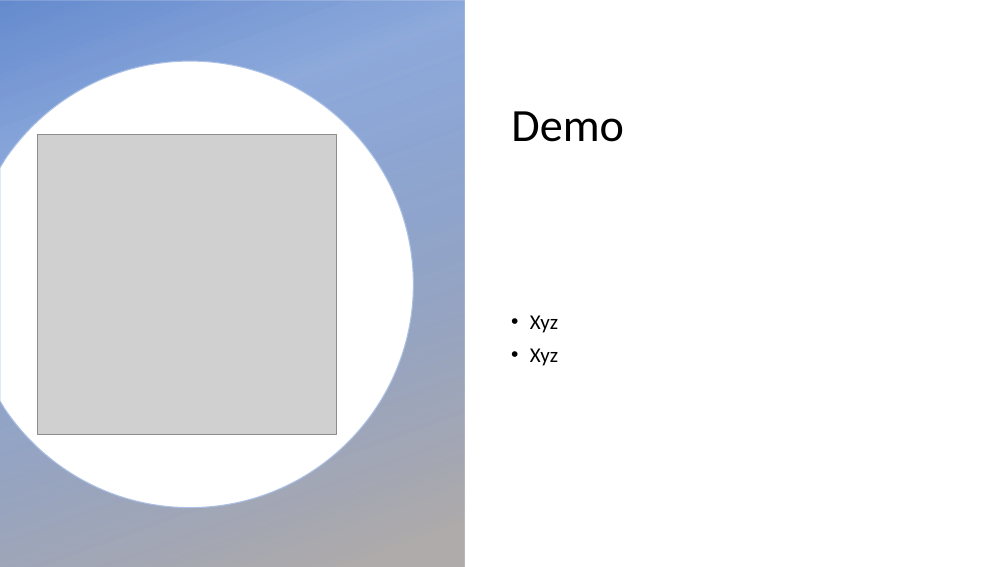
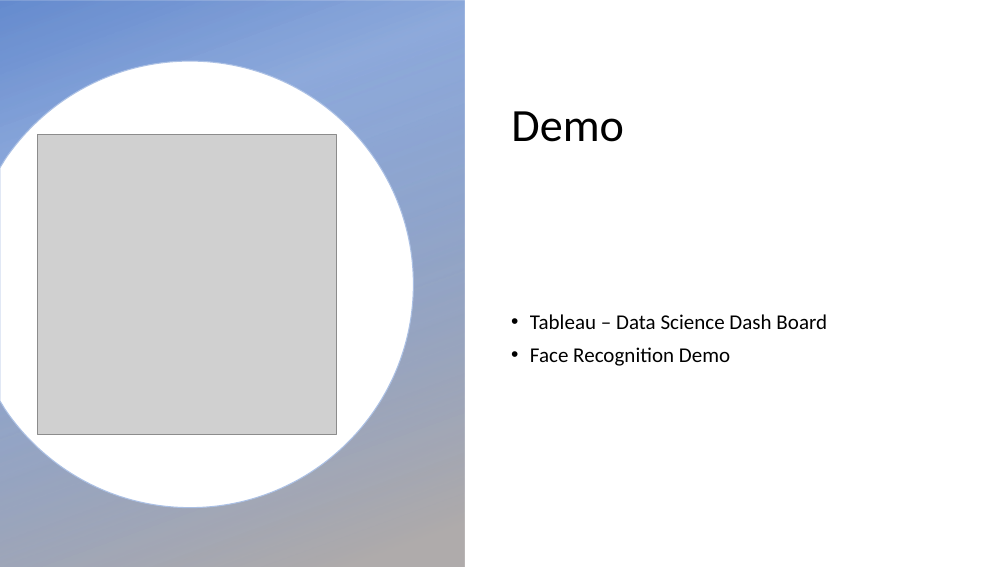
Before and after one commit to jcrossru/EndGame, a slide deck: slide 4 of Face Recognition_Final Project.pptx (slide 8 before the commit). Drawn at 1008x567 pixels with LibreOffice and Linux fonts; fonts in the diff are those of the drawing; grey boxes stand for pictures; background and template pictures are left out. Boxes give left, top, right and bottom in pixels: in the first picture for what was removed or moved away, otherwise in the second. Text is boxed around its words. In the diff, an @@ line names an element or a change of style, - is before the commit and + after.

```diff
--- a/Face Recognition_Final Project.pptx
+++ b/Face Recognition_Final Project.pptx
@@ text at (x1=530, y1=314, x2=827, y2=366): text changed @@
-• Xyz
-• Xyz
+• Tableau – Data Science Dash Board
+• Face Recognition Demo
```
Also in this commit, not shown: 4 other slides changed, 1 slide added, 3 slides removed, 1 other file.
